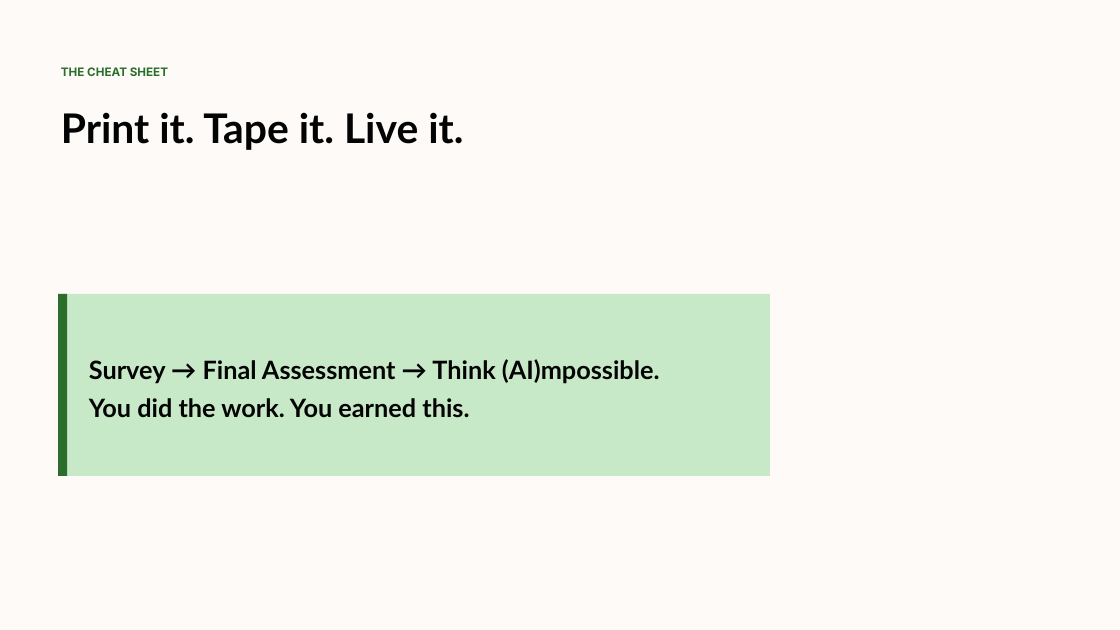
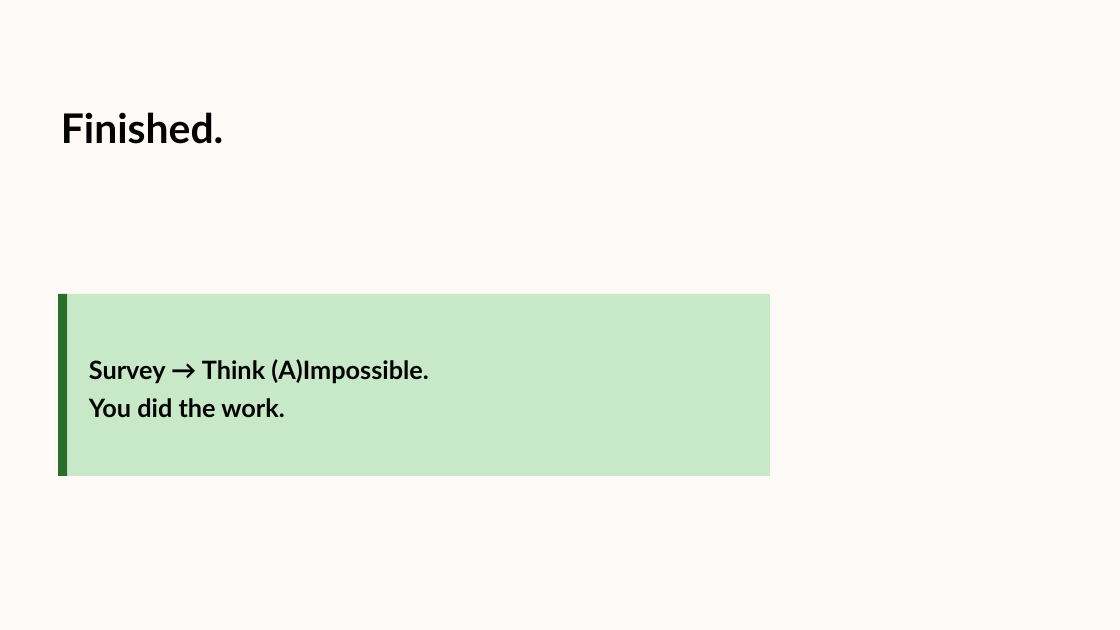
Before and after one commit to psun-jaycashman/cashman-ai-training, a slide deck: slide 3 of docs/video-scripts/slides/pptx/module-6/lesson-6-3-ai-workflow.pptx. Drawn at 1120x630 pixels with LibreOffice and Linux fonts; fonts in the diff are those of the drawing. Boxes give left, top, right and bottom in pixels: in the first picture for what was removed or moved away, otherwise in the second. Text is boxed around its words. In the diff, an @@ line names an element or a change of style, - is before the commit and + after.

```diff
--- a/docs/video-scripts/slides/pptx/module-6/lesson-6-3-ai-workflow.pptx
+++ b/docs/video-scripts/slides/pptx/module-6/lesson-6-3-ai-workflow.pptx
@@ text removed at (61, 67, 168, 76) @@
-THE CHEAT SHEET
@@ text at (61, 112, 223, 144): text changed @@
-Print it. Tape it. Live it.
+Finished.
@@ text at (89, 359, 428, 418): text changed @@
-Survey → Final Assessment → Think (AI)mpossible.
-You did the work. You earned this.
+Survey → Think (A)Impossible.
+You did the work.
```
Also in this commit, not shown: 1 other slide changed, 10 other files.
